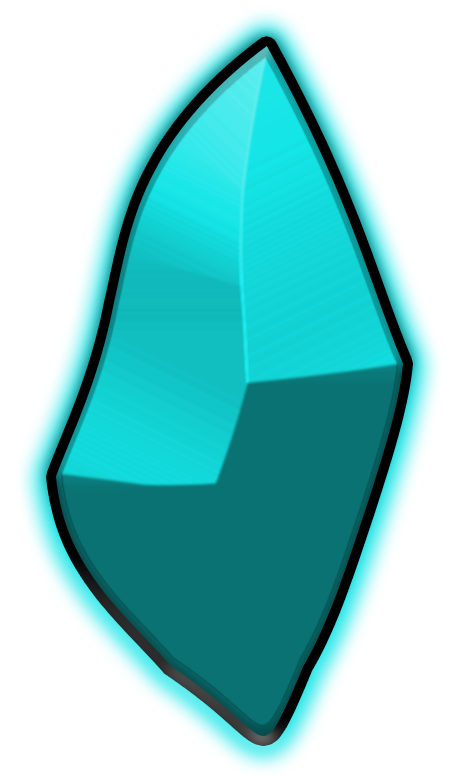
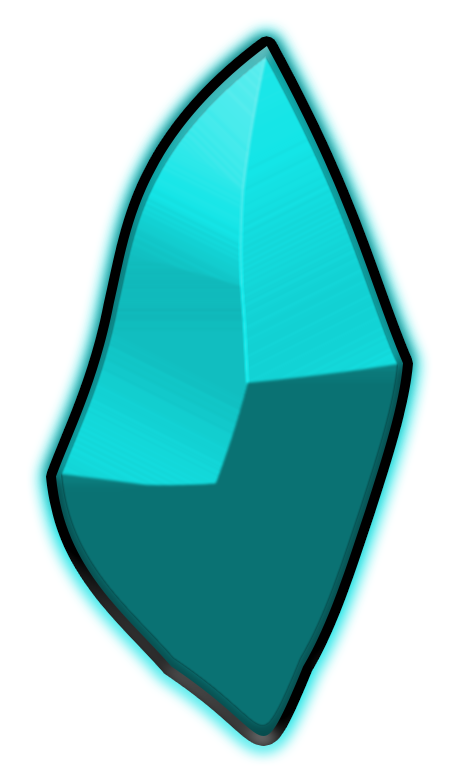
Revision of a layered 461×783 image; what changed, layer by layer:
pixels changed over [17, 8, 442, 775] (layer not identified)
